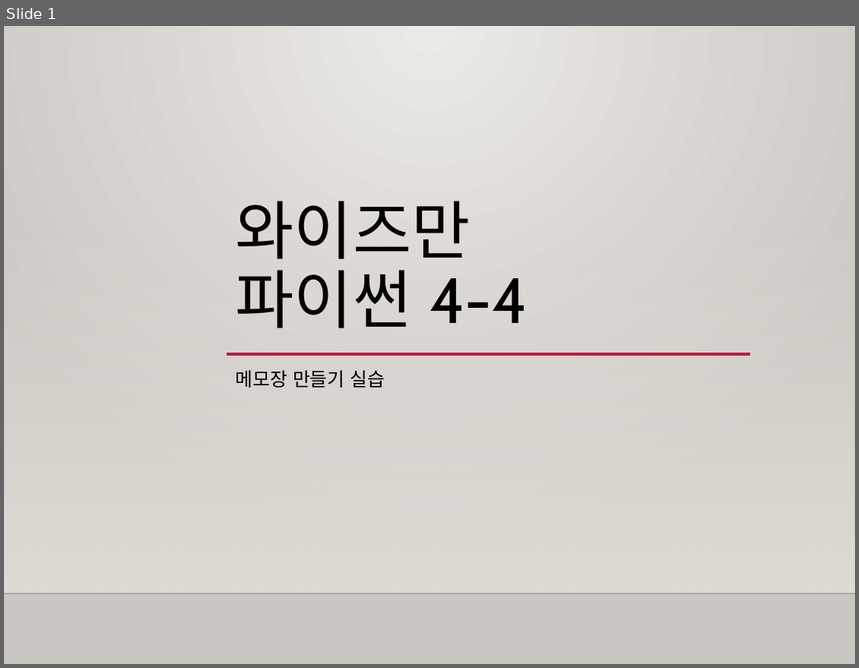
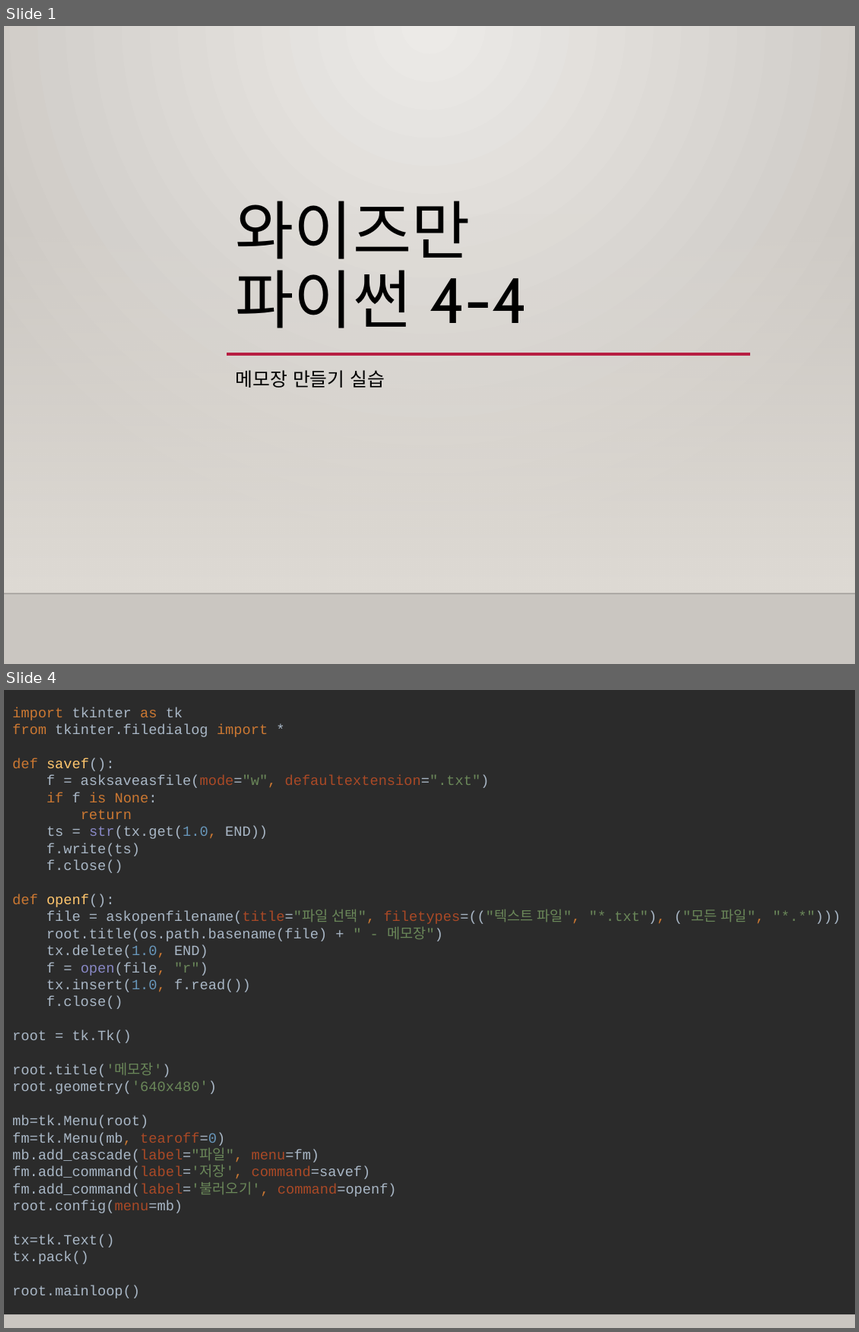
Before and after one commit to freshmea/weizman_python_class, a slide deck: textbook/파이썬4-4교시.pptx. Shown one above the other, each under a label of ours: slide 1 before the commit, slides 1 and 4 after it; the slides between them are not shown. The pictures are 859x668 and 859x1332 pixels, drawn with LibreOffice and Linux fonts; fonts in the diff are those of the drawing; background and template pictures are left out. Boxes give left, top, right and bottom in pixels: in the first picture for what was removed or moved away, otherwise in the second. Text is boxed around its words. In the diff, an @@ line names an element or a change of style, - is before the commit and + after.

```diff
--- a/textbook/파이썬4-4교시.pptx
+++ b/textbook/파이썬4-4교시.pptx
@@ slide 4 added at [4,690,855,1328], background gradient #ECEAE7 to #CAC7C1; not listed: 2 template elements that a slide beside it also shows @@
@@ rectangle added at [4,690,855,1315], fill #2B2B2B, 12 pt, text #A9B7C6 @@
+import tkinter as tk
+from tkinter.filedialog import *
+def savef():
+f = asksaveasfile(mode="w", defaultextension=".txt")
+if f is None:
+return
+ts = str(tx.get(1.0, END))
+f.write(ts)
+f.close()
+def openf():
+file = askopenfilename(title="파일 선택", filetypes=(("텍스트 파일", "*.txt"), ("모든 파일", "*.*")))
+root.title(os.path.basename(file) + " - 메모장")
+tx.delete(1.0, END)
+f = open(file, "r")
+tx.insert(1.0, f.read())
+f.close()
+root = tk.Tk()
+root.title('메모장')
+root.geometry('640x480')
+mb=tk.Menu(root)
+fm=tk.Menu(mb, tearoff=0)
+mb.add_cascade(label="파일", menu=fm)
+fm.add_command(label='저장', command=savef)
+fm.add_command(label='불러오기', command=openf)
+root.config(menu=mb)
+tx=tk.Text()
+tx.pack()
+root.mainloop()
```
Also in this commit, not shown: 2 slides changed, 2 other slides added, 5 slides removed, 7 other files.
